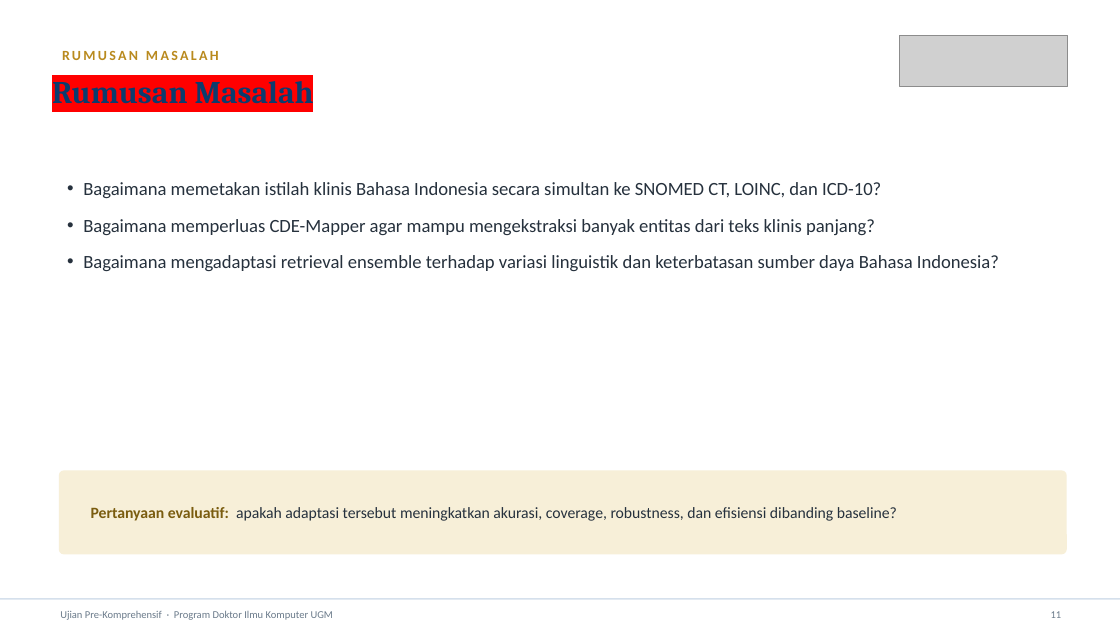
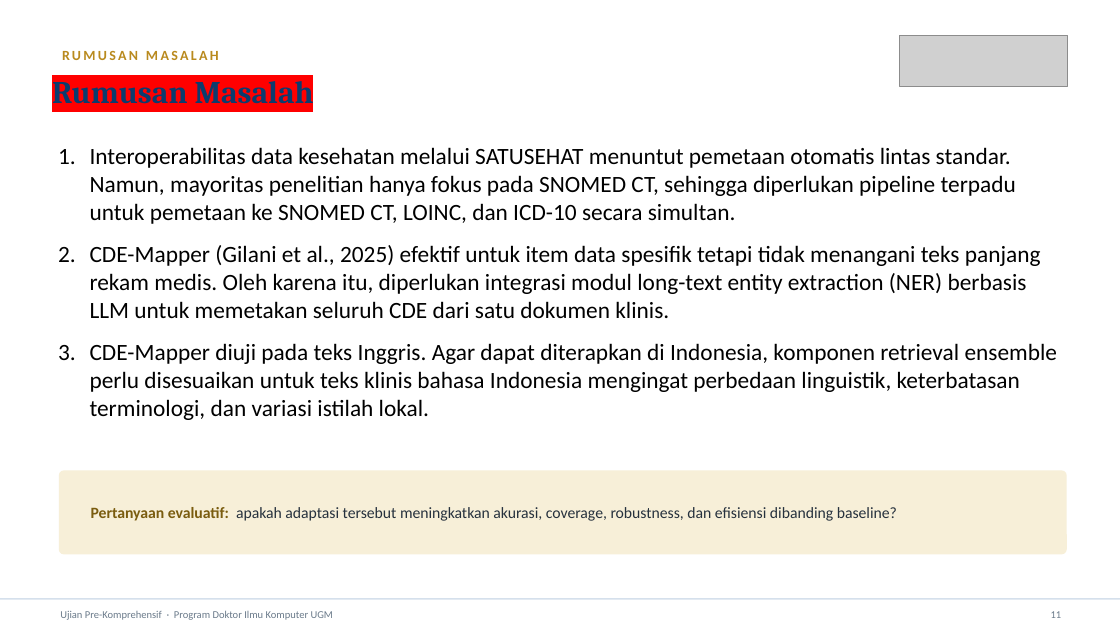
Before and after one commit to InizioBit/cde_mapper, a slide deck: slide 15 of Riset/PRESENTASI_UJIAN_PRE_KOMPREHENSIF_anie.pptx. Drawn at 1120x630 pixels with LibreOffice and Linux fonts; fonts in the diff are those of the drawing; grey boxes stand for pictures. Boxes give left, top, right and bottom in pixels: in the first picture for what was removed or moved away, otherwise in the second. Text is boxed around its words. In the diff, an @@ line names an element or a change of style, - is before the commit and + after.

Commit message:
update ppt 2

```diff
--- a/Riset/PRESENTASI_UJIAN_PRE_KOMPREHENSIF_anie.pptx
+++ b/Riset/PRESENTASI_UJIAN_PRE_KOMPREHENSIF_anie.pptx
@@ text added at [90, 147, 1058, 420], 20 pt, text #000000 @@
+1. Interoperabilitas data kesehatan melalui SATUSEHAT menuntut pemetaan otomatis lintas standar. Namun, mayoritas penelitian hanya fokus pada SNOMED CT, sehingga diperlukan pipeline terpadu untuk pemetaan ke SNOMED CT, LOINC, dan ICD-10 secara simultan.
+2. CDE-Mapper (Gilani et al., 2025) efektif untuk item data spesifik tetapi tidak menangani teks panjang rekam medis. Oleh karena itu, diperlukan integrasi modul long-text entity extraction (NER) berbasis LLM untuk memetakan seluruh CDE dari satu dokumen klinis.
+3. CDE-Mapper diuji pada teks Inggris. Agar dapat diterapkan di Indonesia, komponen retrieval ensemble perlu disesuaikan untuk teks klinis bahasa Indonesia mengingat perbedaan linguistik, keterbatasan terminologi, dan variasi istilah lokal.
@@ text removed at [83, 182, 999, 271] @@
-• Bagaimana memetakan istilah klinis Bahasa Indonesia secara simultan ke SNOMED CT, LOINC, dan ICD-10?
-• Bagaimana memperluas CDE-Mapper agar mampu mengekstraksi banyak entitas dari teks klinis panjang?
-• Bagaimana mengadaptasi retrieval ensemble terhadap variasi linguistik dan keterbatasan sumber daya Bahasa Indonesia?
```
Also in this commit, not shown: 15 other slides changed, 2 slides added, 8 slides removed, 2 other files.
